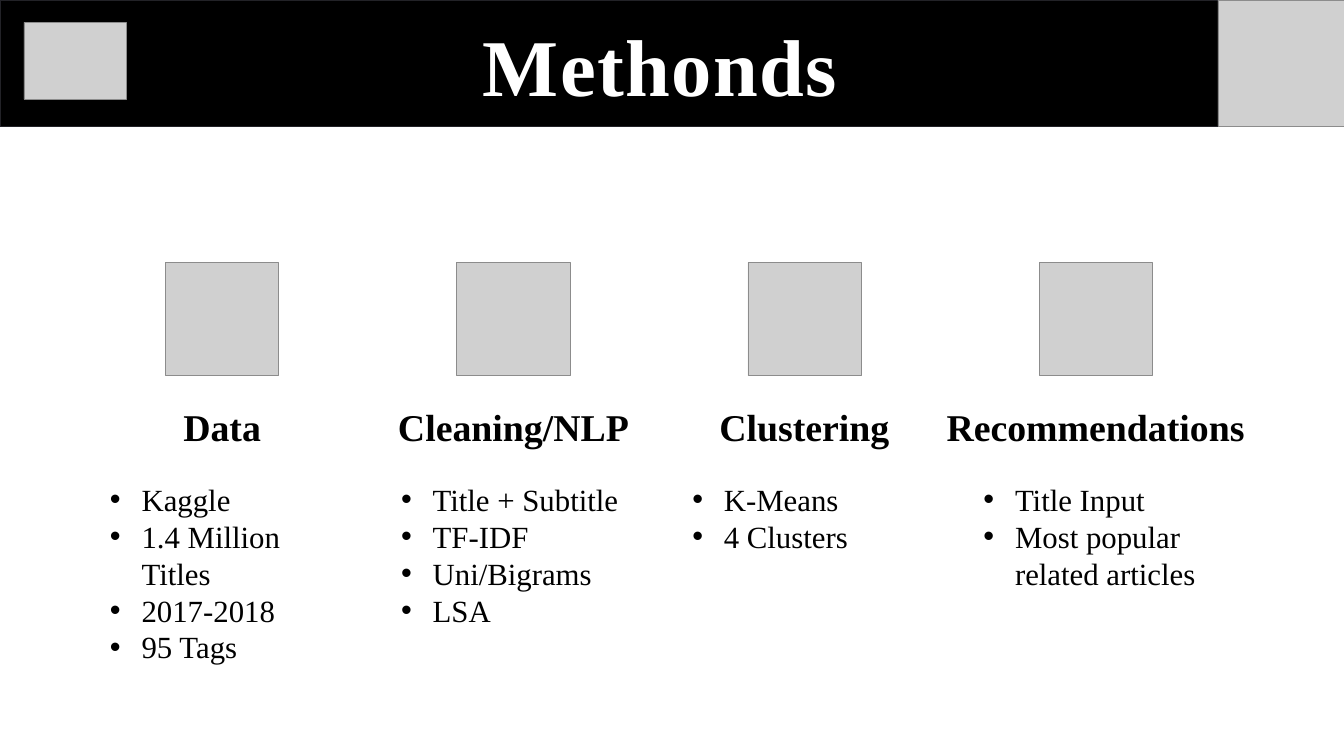
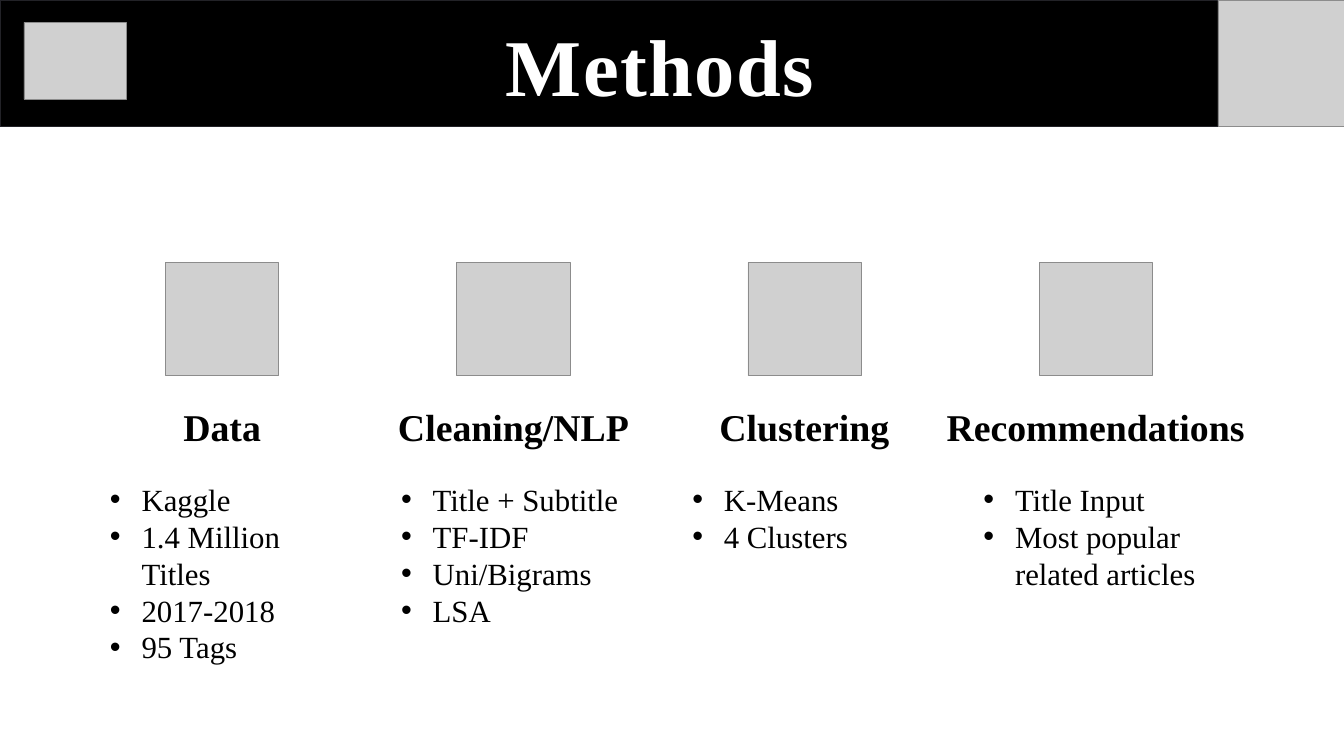
Before and after one commit to biancaorozco/metis_project4, a slide deck: slide 3 of presentation/medium.pptx. Drawn at 1344x756 pixels with LibreOffice and Linux fonts; fonts in the diff are those of the drawing; grey boxes stand for pictures. Boxes give left, top, right and bottom in pixels: in the first picture for what was removed or moved away, otherwise in the second. Text is boxed around its words. In the diff, an @@ line names an element or a change of style, - is before the commit and + after.

Commit message:
Methods had a typo (Methonds)

```diff
--- a/presentation/medium.pptx
+++ b/presentation/medium.pptx
@@ text at box(506, 40, 814, 97): text changed @@
-Methonds
+Methods
```
Also in this commit, not shown: 1 other file.
